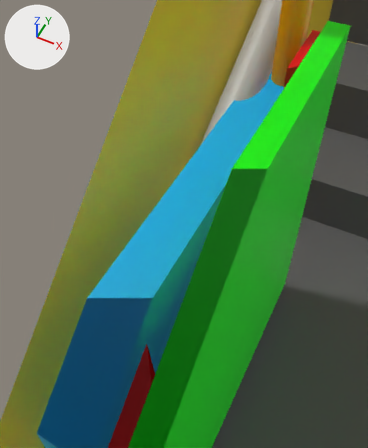
A saved change to the Blender file src/commonMain/resources/StairLift.blend.
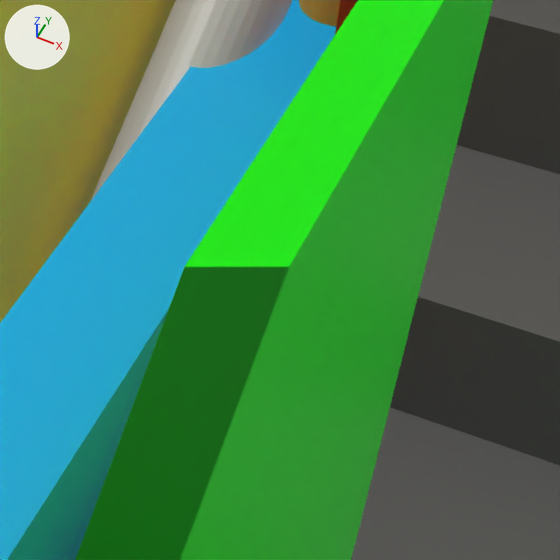
Old and new are each drawn from a 50 mm camera at (-0.34, -0.487, 2.234) aimed at (-0.726, 0.285, 1.27) and again close up on the part from 46% to 98% of the width and 17% to 60% of the height. The lights are fixed; the arrows at upper left show +X, +Y and +Z. Everything nearer to the camera than a plane just in front of the edit is cut away.
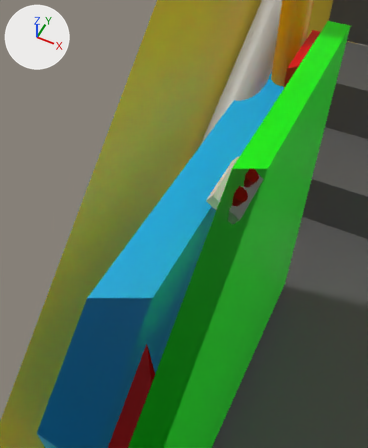
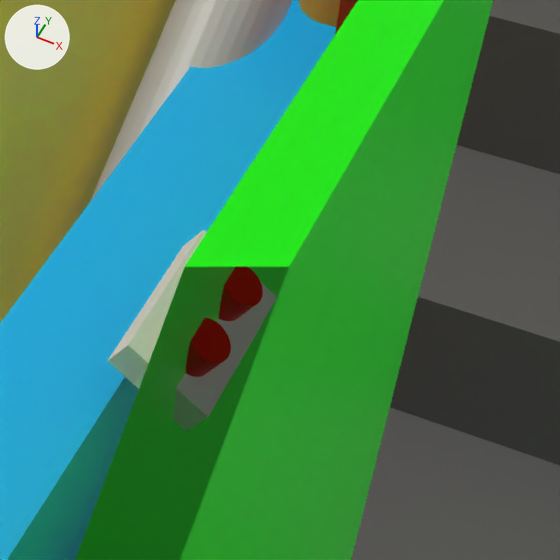
Location of each change, (x1, y1, x2, y2) in pixels of the close-ups (560 x 560 px):
```json
{"object": "Corpus", "change": "added", "after": [108, 230, 277, 431]}
{"object": "Button down", "change": "added", "after": [186, 318, 231, 377], "on screen": "red"}
{"object": "Button up", "change": "added", "after": [219, 267, 263, 321], "on screen": "red"}
```

Scene script edits in JSON lines:
```json
{"op": "add", "block": "mat_material_007", "code": ["mat_material_007 = principled_material('Material.007')", "mat_material_007.base_color = (0.8, 0.000881, 0.0)  # red #e70300"]}
{"op": "add", "block": "me_cylinder_004", "code": ["me_cylinder_004 = bpy.data.meshes.new('Cylinder.004')", "me_cylinder_004.from_pydata(...)  # a 32-sided cylinder along z spanning x -1.0..1.0, y -1.0..1.0, z -1.0..1.0", "me_cylinder_004.materials.append(mat_material_007)  # red #e70300"]}
{"op": "add", "block": "me_cylinder_003", "code": ["me_cylinder_003 = bpy.data.meshes.new('Cylinder.003')", "me_cylinder_003.from_pydata(...)  # a 32-sided cylinder along z spanning x -1.0..1.0, y -1.0..1.0, z -1.0..1.0", "me_cylinder_003.materials.append(mat_material_007)  # red #e70300"]}
{"op": "add", "block": "me_cube_005", "code": ["me_cube_005 = bpy.data.meshes.new('Cube.005')", "me_cube_005.from_pydata(...)  # a box spanning x -1.0..1.0, y -1.0..1.0, z -1.0..1.0"]}
{"op": "add", "block": "ob_button_up", "code": ["ob_button_up = bpy.data.objects.new('Button up', me_cylinder_004)", "ob_button_up.parent = ob_control_panel", "ob_button_up.matrix_parent_inverse = Matrix(((1.0, 0.0, 0.0, 0.631), (0.0, 1.0, 0.0, -3.745), (0.0, 0.0, 1.0, -3.455), (0.0, 0.0, 0.0, 1.0)))", "ob_button_up.location = (-0.622, 3.82, 3.475)", "ob_button_up.rotation_euler = (0.0, 0.576, 0.0)  # degrees (0, 33, 0)", "ob_button_up.scale = (0.0207, 0.0207, 0.0207)"]}
{"op": "add", "block": "ob_control_panel", "code": ["ob_control_panel = bpy.data.objects.new('Control panel', None)", "ob_control_panel.parent = ob_non_foldable_part", "ob_control_panel.matrix_parent_inverse = Matrix(((1.0, 0.0, 0.0, -0.68), (0.0, 1.0, 0.0, -2.633), (0.0, 0.0, 1.0, -2.103), (0.0, 0.0, 0.0, 1.0)))", "ob_control_panel.location = (-0.631, 3.745, 3.455)"]}
{"op": "add", "block": "ob_button_down", "code": ["ob_button_down = bpy.data.objects.new('Button down', me_cylinder_003)", "ob_button_down.parent = ob_control_panel", "ob_button_down.matrix_parent_inverse = Matrix(((1.0, 0.0, 0.0, 0.631), (0.0, 1.0, 0.0, -3.745), (0.0, 0.0, 1.0, -3.455), (0.0, 0.0, 0.0, 1.0)))", "ob_button_down.location = (-0.622, 3.747, 3.473)", "ob_button_down.rotation_euler = (0.0, 0.576, 0.0)  # degrees (0, 33, 0)", "ob_button_down.scale = (0.0207, 0.0207, 0.0207)"]}
{"op": "add", "block": "ob_corpus", "code": ["ob_corpus = bpy.data.objects.new('Corpus', me_cube_005)", "ob_corpus.parent = ob_control_panel", "ob_corpus.matrix_parent_inverse = Matrix(((1.0, 0.0, 0.0, 0.631), (0.0, 1.0, 0.0, -3.745), (0.0, 0.0, 1.0, -3.455), (0.0, 0.0, 0.0, 1.0)))", "ob_corpus.location = (-0.638, 3.788, 3.456)", "ob_corpus.rotation_euler = (0.0, 0.592, 0.0)  # degrees (0, 34, 0)", "ob_corpus.scale = (0.0455, 0.0811, 0.016)"]}
```
